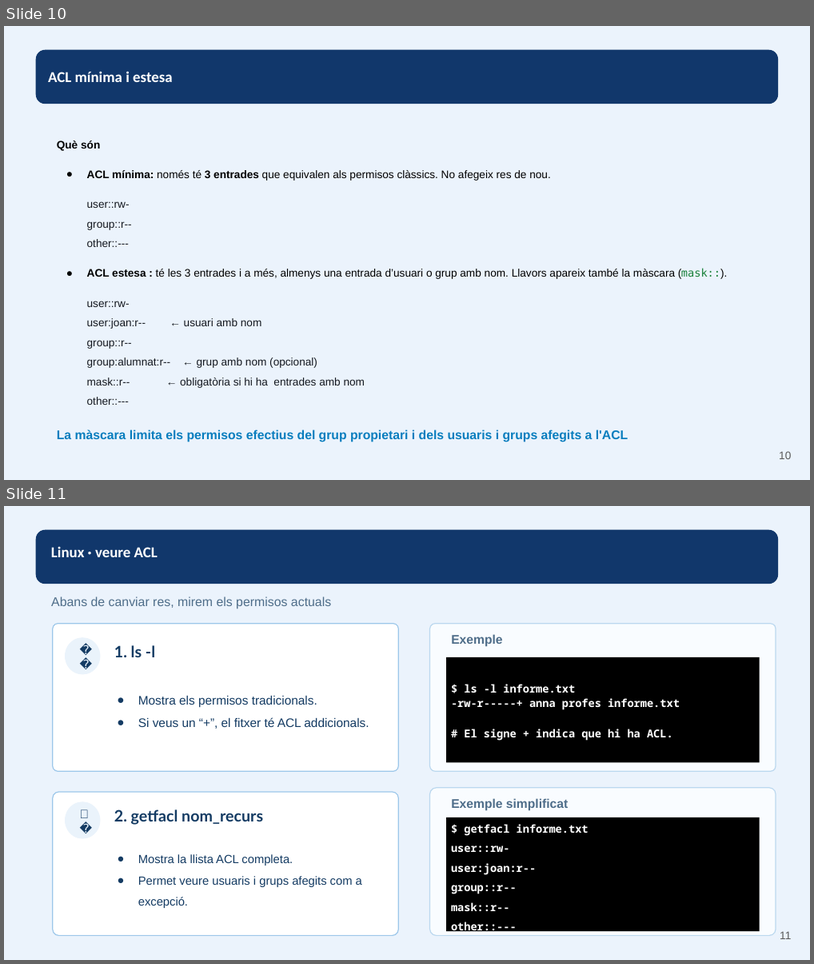
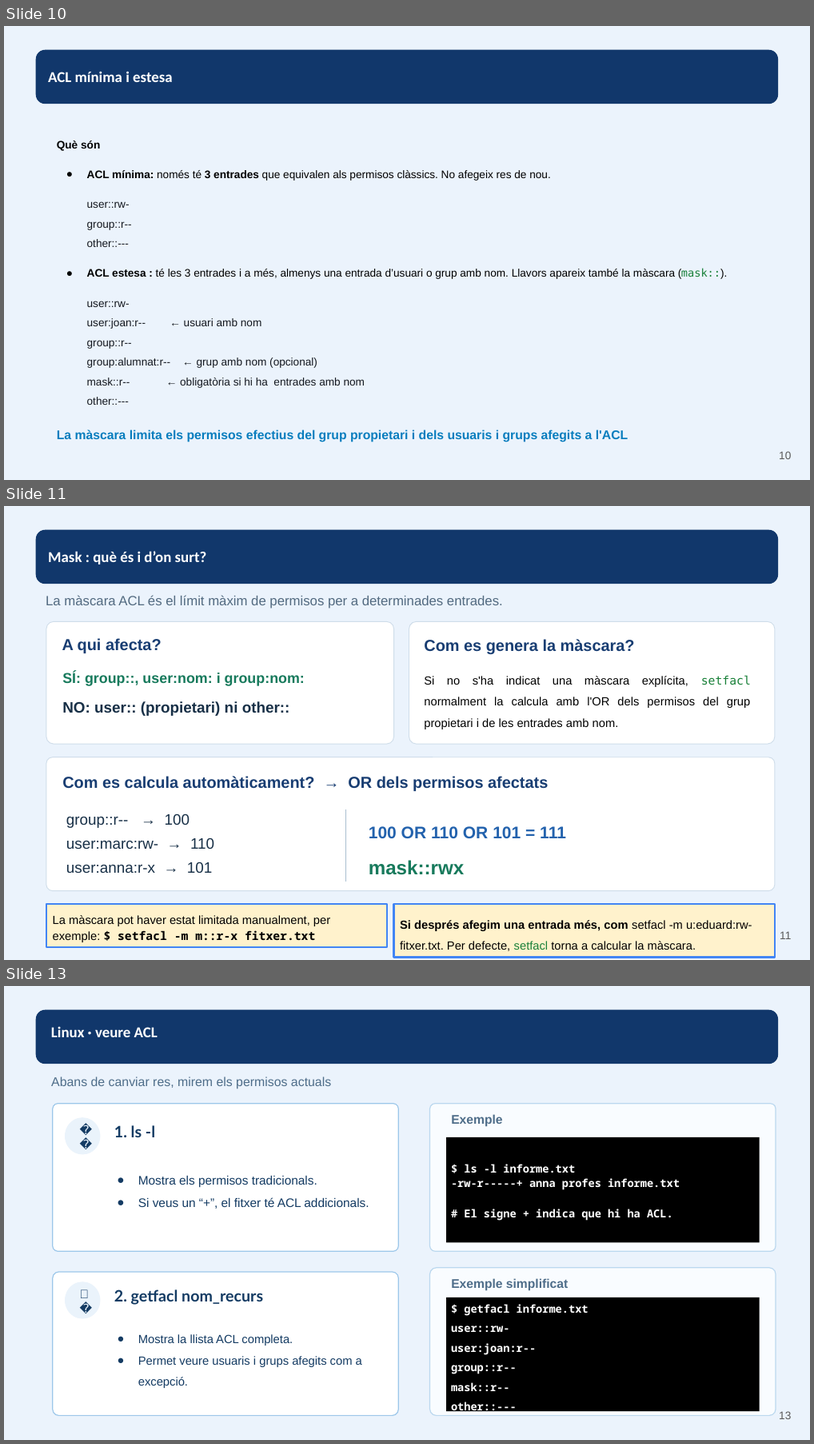
Before and after one commit to ejgutierrez74/smx-seguretat-informatica, a slide deck: materials-ra1/part-vi.pptx. Shown one above the other, each under a label of ours: slides 10 and 11 before the commit, slides 10, 11 and 13 after it; the slides between them are not shown. The pictures are 814x964 and 814x1444 pixels, drawn with LibreOffice and Linux fonts; fonts in the diff are those of the drawing. Boxes give left, top, right and bottom in pixels: in the first picture for what was removed or moved away, otherwise in the second. Text is boxed around its words. In the diff, an @@ line names an element or a change of style, - is before the commit and + after.

```diff
--- a/materials-ra1/part-vi.pptx
+++ b/materials-ra1/part-vi.pptx
@@ slide 11 added at (x1=4, y1=506, x2=810, y2=960), background #EBF3FC; not listed: 1 template element that a slide beside it also shows @@
@@ text added at (x1=48, y1=551, x2=207, y2=564), 18 pt, text #FFFFFF, bold @@
+Mask : què és i d’on surt?
@@ text added at (x1=46, y1=595, x2=503, y2=608), 16 pt, text #526A80 @@
+La màscara ACL és el límit màxim de permisos per a determinades entrades.
@@ rounded rectangle added at (x1=46, y1=621, x2=394, y2=744), fill #FFFFFF, outline #CFDDEA 0.9 pt @@
@@ rounded rectangle added at (x1=410, y1=621, x2=775, y2=744), fill #FFFFFF, outline #CFDDEA 0.9 pt @@
@@ text added at (x1=62, y1=638, x2=162, y2=653), 19 pt, text #183D72, bold @@
+A qui afecta?
@@ text added at (x1=424, y1=639, x2=635, y2=654), 19 pt, text #183D72, bold @@
+Com es genera la màscara?
@@ text added at (x1=62, y1=672, x2=305, y2=686), 17 pt, text #177A5C, bold @@
+SÍ: group::, user:nom: i group:nom:
@@ text added at (x1=424, y1=676, x2=750, y2=729), 14 pt, text #000000 @@
+Si no s'ha indicat una màscara explícita, setfacl normalment la calcula amb l'OR dels permisos del grup propietari i de les entrades amb nom.
@@ text added at (x1=62, y1=701, x2=290, y2=716), 18 pt, text #183047, bold @@
+NO: user:: (propietari) ni other::
@@ rounded rectangle added at (x1=46, y1=757, x2=775, y2=891), fill #FFFFFF, outline #CFDDEA 0.9 pt @@
@@ text added at (x1=62, y1=776, x2=548, y2=791), 19 pt, text #183D72, bold @@
+Com es calcula automàticament? → OR dels permisos afectats
@@ text added at (x1=66, y1=814, x2=190, y2=828), 18 pt, text #183047 @@
+group::r-- → 100
@@ line added from (346, 810) to (346, 882), #A9BED0 1 pt @@
@@ text added at (x1=66, y1=838, x2=214, y2=848), 18 pt, text #183047 @@
+user:marc:rw- → 110
@@ text added at (x1=369, y1=826, x2=566, y2=838), 20 pt, text #2362AD, bold @@
+100 OR 110 OR 101 = 111
@@ text added at (x1=66, y1=861, x2=213, y2=872), 18 pt, text #183047 @@
+user:anna:r-x → 101
@@ text added at (x1=369, y1=860, x2=464, y2=875), 23 pt, text #177A5C, bold @@
+mask::rwx
@@ rectangle added at (x1=46, y1=904, x2=387, y2=947), fill #FFF2CC, outline #4285F4 2.25 pt, 14 pt, text #000000 @@
+La màscara pot haver estat limitada manualment, per exemple: $ setfacl -m m::r-x fitxer.txt
@@ rectangle added at (x1=394, y1=904, x2=775, y2=957), fill #FFF2CC, outline #4285F4 2.25 pt, 14 pt, text #000000 @@
+Si després afegim una entrada més, com setfacl -m u:eduard:rw- fitxer.txt. Per defecte, setfacl torna a calcular la màscara.
@@ page number added at (x1=780, y1=931, x2=791, y2=939), 13 pt, text #595959 @@
+11
@@ what was slide 11 is now slide 13 @@
@@ page number at (x1=779, y1=1411, x2=791, y2=1419): text changed @@
-11
+13
```
Also in this commit, not shown: 1 other slide added, 1 other file.
